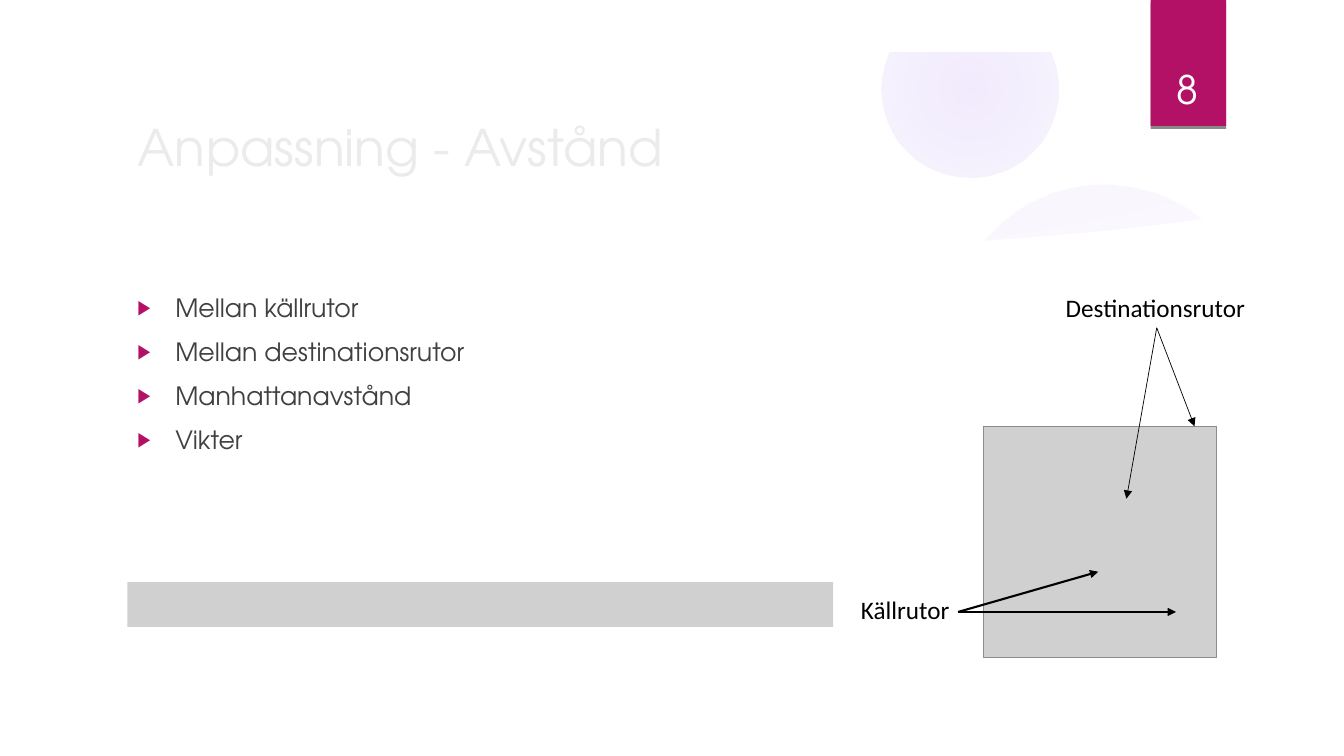
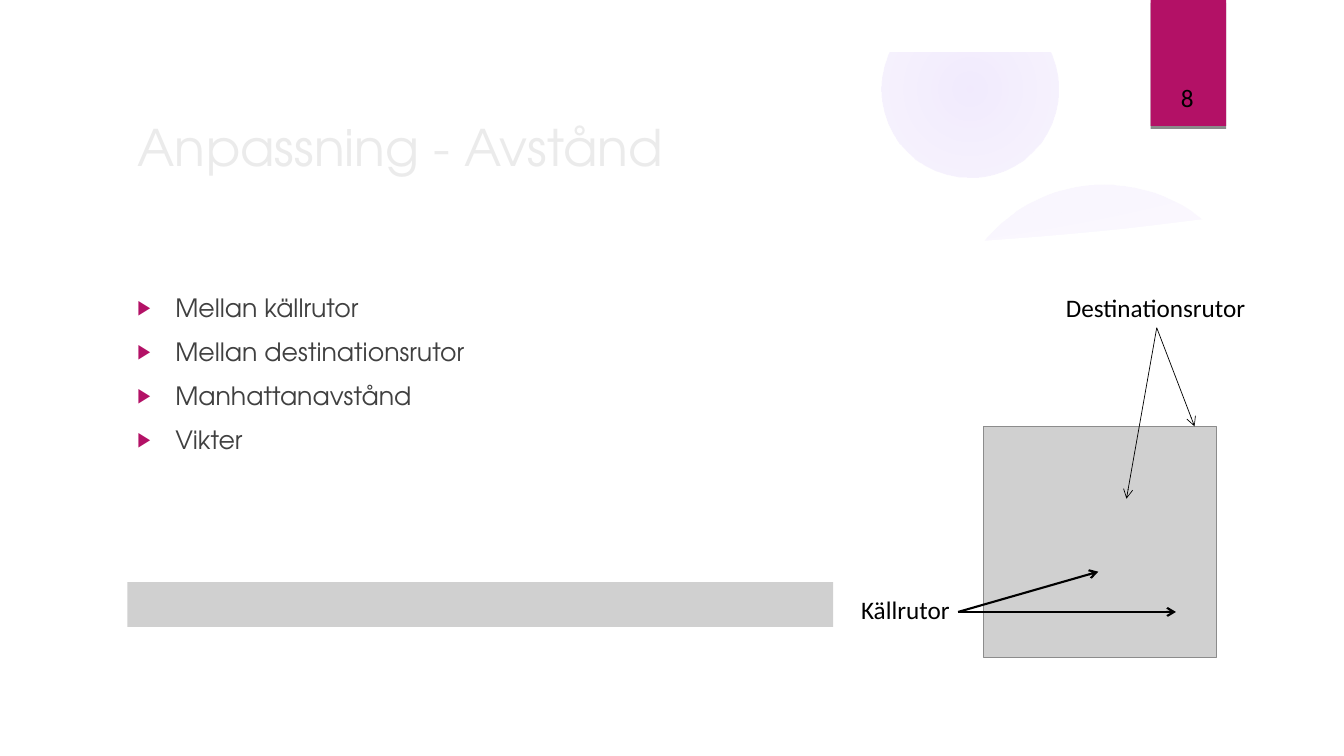
Before and after one commit to johannes-qvarford/a12johqv-examination, a slide deck: slide 8 of Part2/Presentation/Presentation genomförande/Seminarie Presentation.pptx. Drawn at 1344x756 pixels with LibreOffice and Linux fonts; fonts in the diff are those of the drawing; grey boxes stand for pictures; background and template pictures are left out. Boxes give left, top, right and bottom in pixels: in the first picture for what was removed or moved away, otherwise in the second. Text is boxed around its words. In the diff, an @@ line names an element or a change of style, - is before the commit and + after.

```diff
--- a/Part2/Presentation/Presentation genomförande/Seminarie Presentation.pptx
+++ b/Part2/Presentation/Presentation genomförande/Seminarie Presentation.pptx
@@ page number at bbox=[1181, 90, 1194, 107]: size 28 to 18 pt, font TeX Gyre Adventor to Calibri, text colour #FFFFFF to #000000 @@
@@ arrow (1157, 328) - (1127, 499): arrowheads changed @@
@@ arrow (1157, 328) - (1195, 426): arrowheads changed @@
@@ arrow (959, 612) - (1177, 612): arrowheads changed @@
```
Also in this commit, not shown: 1 other slide changed, 6 other files.
